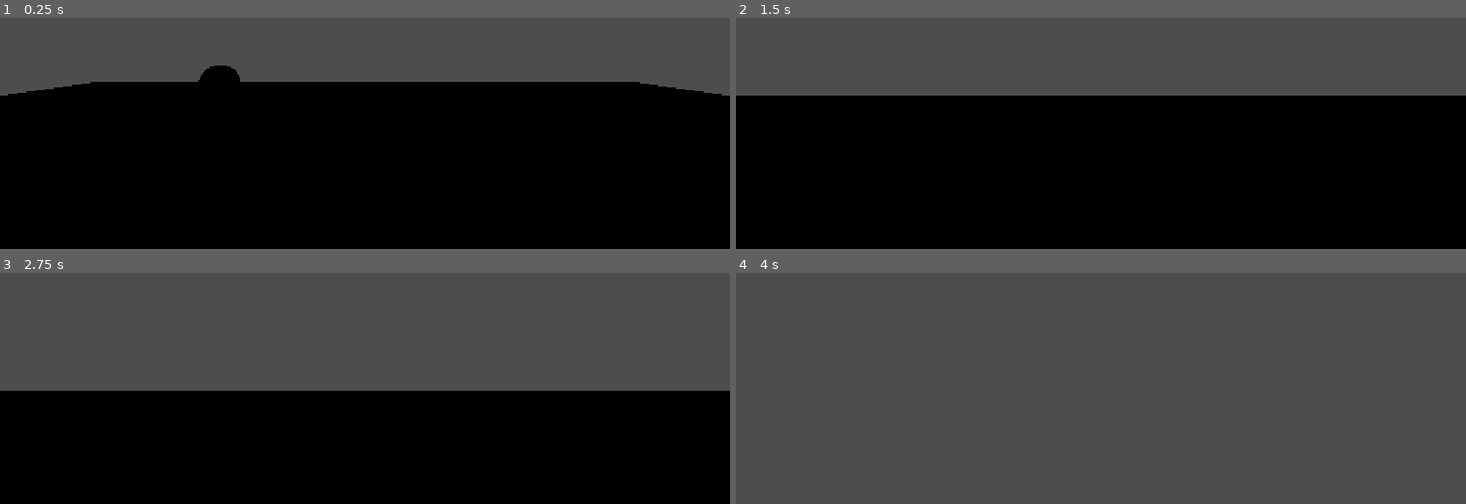
Above: before the commit, frames 1-4 (two rows, left to right).
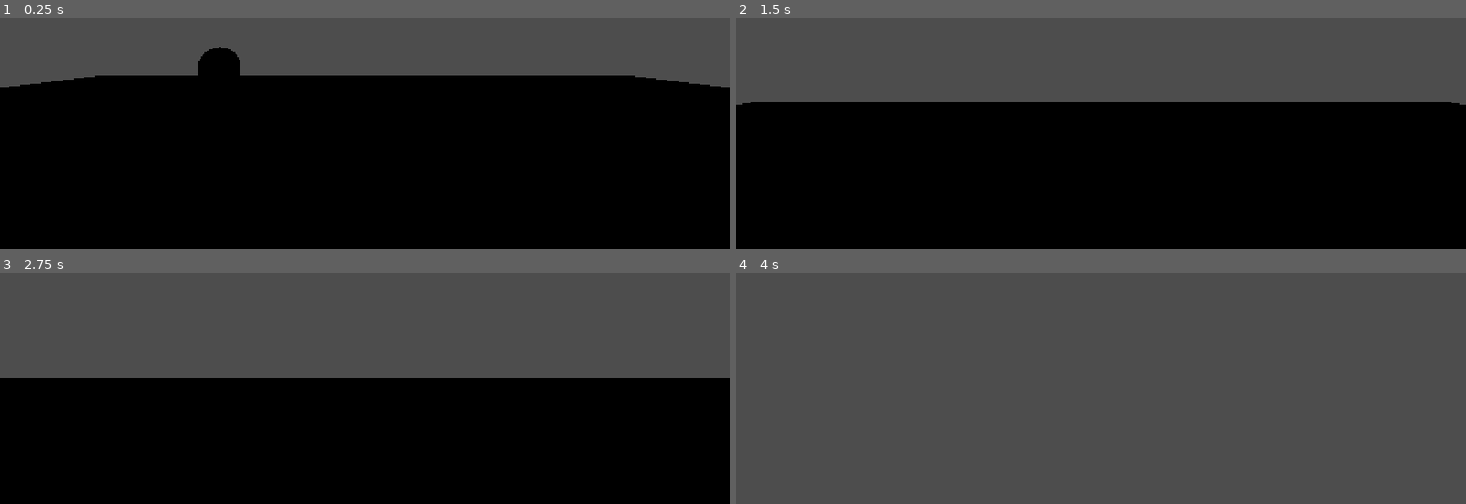
Above: after the commit, the same moments.

Repository: iandifilippo/Parcial-II-Desarrollo-de-videojuegos-2D-y-3D
Game: Godot game, scene res://Nivel.tscn
Two runs of this game, one before a commit and one after it. Both use one fixed random seed, a clock stepped at 60 frames per second and the inputs below.
Inputs (mouse positions are in pixels of both pictures, inside the frame that each line leads up to):
- Up to frame 1 (0.25 s): no input
- Up to frame 2 (1.5 s): tap Enter (ui_accept) at 0.5, 0.8, 1.35 s; move the mouse to (1137, 41) at 0.52 s; hold E (accion) 0.53-1.28 s; hold W (move_up) from 0.53 s (still down); tap Space (saltar) at 0.77, 1.07 s; move the mouse to (1064, 45) at 1.27 s
- Up to frame 3 (2.75 s): keep holding W (move_up); tap Space (saltar) at 1.52, 1.55, 1.82, 2.1 s; move the mouse to (379, 291) at 2.02 s; hold E (accion) from 2.03 s (still down)
- Up to frame 4 (4 s): keep holding W (move_up); move the mouse to (1093, 305) at 2.77 s; release E (accion) at 2.78 s; tap E (accion) at 2.85 s; tap Space (saltar) at 3.02, 3.32, 3.77, 3.8 s; tap Enter (ui_accept) at 3.05, 3.6 s; move the mouse to (1152, 303) at 3.52 s

The runs differ from the first frame. In frame 1, 3.1% of the frame differs, in the area x 0-100%, y 12-34%; in frame 2, 2.8%; in frame 3, 5.5%, in the area x 0-100%, y 45-51%; in frame 4, nothing differs.

Commit message:
Gravedad y salto

Diff:
--- a/Assets/jugador.gd
+++ b/Assets/jugador.gd
@@ -2,32 +2,52 @@
 
 ## Velocidad máxima de desplazamiento, en metros por segundo.
 @export var speed: float = 4.0
+## Qué tan rápido gana velocidad (m/s²).
+@export var aceleracion: float = 20.0
+## Qué tan rápido la pierde al soltar los controles (m/s²).
+@export var friccion: float = 30.0
+## Velocidad vertical inicial del salto (m/s).
+@export var fuerza_salto: float = 5.0
+## Gravedad aplicada al jugador (m/s²).
+@export var gravedad: float = 9.8
 ## Cámara que define qué es "adelante". Si se deja vacía se usa la activa.
 @export var camara: Camera3D
+
+var _accion_salto: String = "ui_accept"
 
 
 func _ready() -> void:
 	if camara == null:
 		camara = get_viewport().get_camera_3d()
+	# Usa la acción "saltar" del Mapa de Entrada si existe; si no, la barra.
+	if InputMap.has_action("saltar"):
+		_accion_salto = "saltar"
 
 
 func _physics_process(delta: float) -> void:
+	# --- Vertical: gravedad y salto -------------------------------------
+	if not is_on_floor():
+		velocity.y -= gravedad * delta
+
+	if is_on_floor() and Input.is_action_just_pressed(_accion_salto):
+		velocity.y = fuerza_salto
+
 	# --- Horizontal: hacia dónde quiere ir ------------------------------
 	var input_dir := Input.get_vector("move_left", "move_right", "move_up", "move_down")
 	var entrada := Vector3(input_dir.x, 0.0, input_dir.y)
 
 	# Movimiento relativo a la cámara (mismo patrón de la Sesión 8/9).
-	var direction := camara.global_basis * entrada
+	var base := camara.global_basis if camara != null else global_basis
+	var direction := base * entrada
 	direction.y = 0.0
 	direction = direction.normalized()
 
-	# TODO (Tarea 3): esto asigna la velocidad DE GOLPE. Reemplazar por
-	# move_toward con aceleración y fricción, como en la Sesión 9.
-	velocity.x = direction.x * speed
-	velocity.z = direction.z * speed
-
-	# TODO (Tarea 2): falta la función de salto completa. Todavía no hay
-	# gravedad ni velocity.y en absoluto — por eso caminar funciona bien
-	# aunque no exista ningún piso en la escena.
+	# Aceleración progresiva al moverse, fricción al soltar.
+	if direction.length() > 0.01:
+		velocity.x = move_toward(velocity.x, direction.x * speed, aceleracion * delta)
+		velocity.z = move_toward(velocity.z, direction.z * speed, aceleracion * delta)
+	else:
+		velocity.x = move_toward(velocity.x, 0.0, friccion * delta)
+		velocity.z = move_toward(velocity.z, 0.0, friccion * delta)
 
 	move_and_slide()
